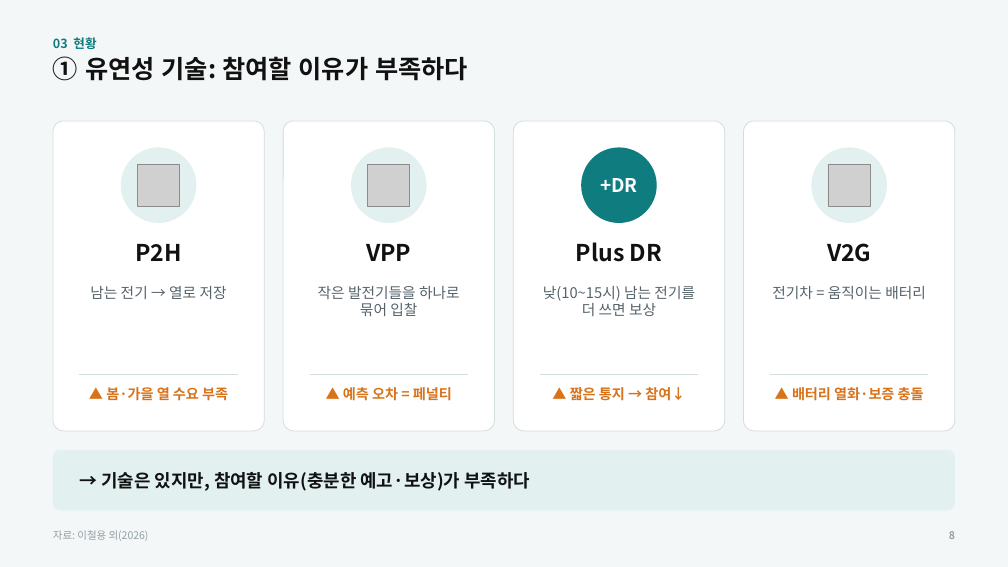
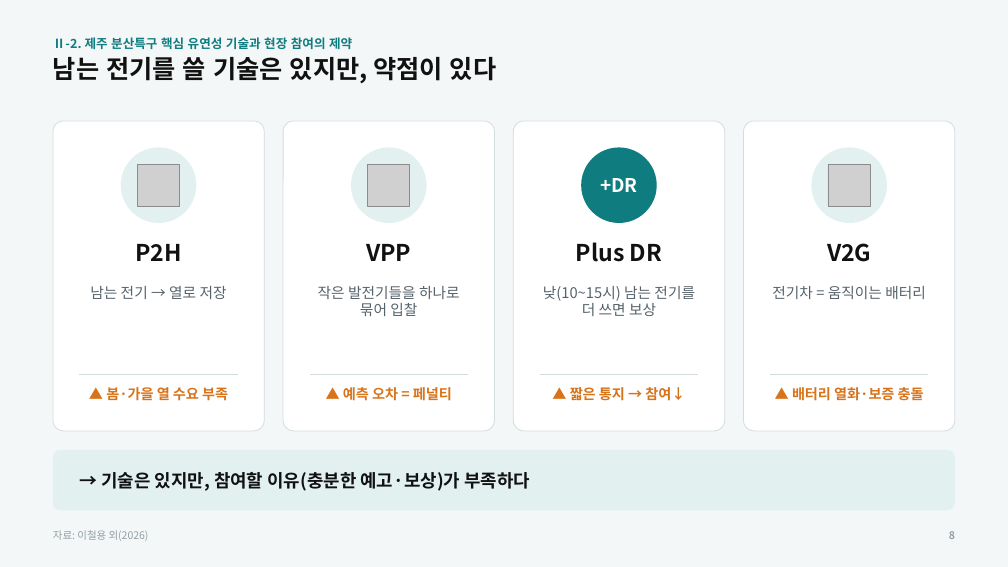
Before and after one commit to a44830300-arch/shaohong, a slide deck: slide 8 of 학업/전기/발표/분산에너지_발표_시안B.pptx. Drawn at 1008x567 pixels with LibreOffice and Linux fonts; fonts in the diff are those of the drawing; grey boxes stand for pictures. Boxes give left, top, right and bottom in pixels: in the first picture for what was removed or moved away, otherwise in the second. Text is boxed around its words. In the diff, an @@ line names an element or a change of style, - is before the commit and + after.

```diff
--- a/학업/전기/발표/분산에너지_발표_시안B.pptx
+++ b/학업/전기/발표/분산에너지_발표_시안B.pptx
@@ text at bbox=[53, 37, 352, 49]: text changed @@
-03 현황
+Ⅱ-2. 제주 분산특구 핵심 유연성 기술과 현장 참여의 제약
@@ text at bbox=[53, 57, 496, 84]: text changed @@
-① 유연성 기술: 참여할 이유가 부족하다
+남는 전기를 쓸 기술은 있지만, 약점이 있다
```
Also in this commit, not shown: 16 other slides changed, 1 other file.
